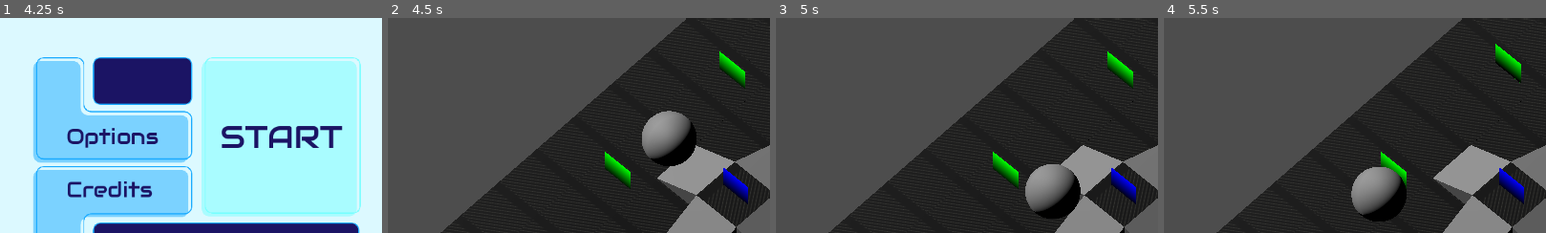
Above: before the commit, frames 1-4 (left to right).
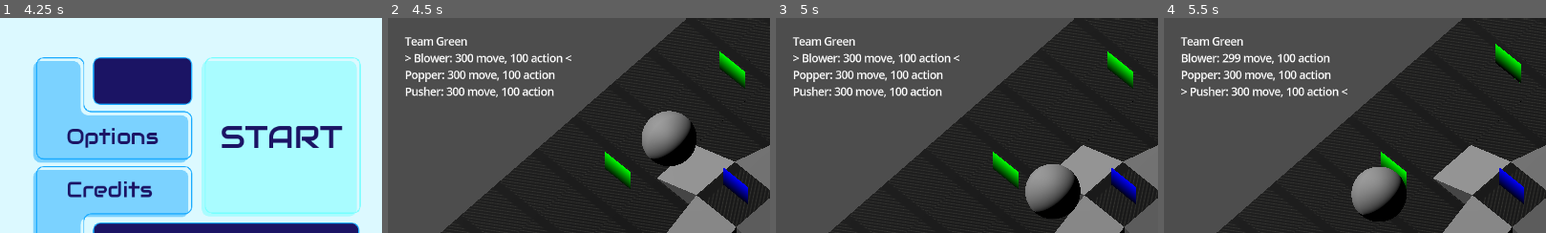
Above: after the commit, the same moments.

Repository: silverhammermba/ggj2025
Game: Godot game, scene res://Scenes/main_menu.tscn
Two runs of this game, one before a commit and one after it. Both use one fixed random seed, a clock stepped at 60 frames per second and the inputs below.
Inputs (mouse positions are % of the whole screen's width and height, from its top left):
- Up to frame 1 (4.25 s): click "START" at 0.5 s; click "START" at 1.25 s; click "Options" at 2 s; click "Credits" at 2.75 s; move the mouse to (72, 45) at 3.52 s; hold D (move_right) from 3.53 s (still down); tap Right (next char) at 3.6 s; click (72, 45) at 3.67 s
- Up to frame 2 (4.5 s): tap Enter (end_turn) at 4.25 s; move the mouse to (30, 55) at 4.27 s; release D (move_right) at 4.28 s; hold S (move_down) from 4.28 s (still down); tap Right (next char) at 4.35 s
- Up to frame 3 (5 s): keep holding S (move_down)
- Up to frame 4 (5.5 s): move the mouse to (60, 28) at 5.02 s; release S (move_down) at 5.03 s; hold D (move_right) from 5.03 s (still down); tap Left (prev char) at 5.1 s
The pictures show only the part of the screen within x 0-50%, y 0-50%; the shares and areas given below are measured in that part.

Frame 1 is identical in both runs. In frame 2, 3.0% of the frame differs, in the area x 4-48%, y 8-37%; in frame 3, 3.0%; in frame 4, 3.0%.

Commit message:
rough UI

Diff:
--- a/game.gd
+++ b/game.gd
@@ -2,6 +2,7 @@
 
 @onready var gridMap: Map = $map
 @onready var camera: Camera3D = $"camera pivot/Camera3D"
+@onready var uiLabel: Label = $Control/Label
 
 @export var RAY_CAST_LENGTH := 1000
 @export var bubbleScene : PackedScene
@@ -93,6 +94,7 @@
 		if Input.is_action_just_pressed("move_right"):
 			var currentCharacter = characters[selection]
 			currentCharacter.move(currentCharacter.gridPos + Vector3i.RIGHT, gridMap)
+	update_ui()
 
 func _physics_process(_delta: float) -> void:
 	if newRayCast:
@@ -151,3 +153,16 @@
 		rayOrigin = from
 		rayEnd = from + normal * RAY_CAST_LENGTH
 		newRayCast = true
+
+func update_ui() -> void:
+	var ui := "Team "
+	ui += "Green" if currentTeam == 0 else "Blue"
+	for idx in range(0, characters.size()):
+		var ch := characters[idx]
+		if ch.team != currentTeam:
+			continue
+		var presel = "> " if idx == selection else ""
+		var postsel = " <" if idx == selection else ""
+		var klass := "Blower" if ch.classBlower else "Popper" if ch.classPopper else "Pusher"
+		ui += "\n%s%s: %d move, %d action%s" % [presel, klass, ch.moves, ch.actions, postsel]
+	uiLabel.text = ui
--- a/game.tscn
+++ b/game.tscn
@@ -53,3 +53,22 @@
 transform = Transform3D(1, 0, 0, 0, 1, 0, 0, 0, 1, 6.60702, 2.01158, 2.47807)
 classPusher = true
 team = 1
+
+[node name="Control" type="Control" parent="."]
+layout_mode = 3
+anchors_preset = 15
+anchor_right = 1.0
+anchor_bottom = 1.0
+grow_horizontal = 2
+grow_vertical = 2
+
+[node name="Label" type="Label" parent="Control"]
+layout_mode = 0
+offset_left = 24.0
+offset_top = 23.0
+offset_right = 64.0
+offset_bottom = 46.0
+text = "Team Green
+Pusher: 3 move, 1 action
+Blower: 3 move, 2 action
+Popper: 3 move, 1 action"
